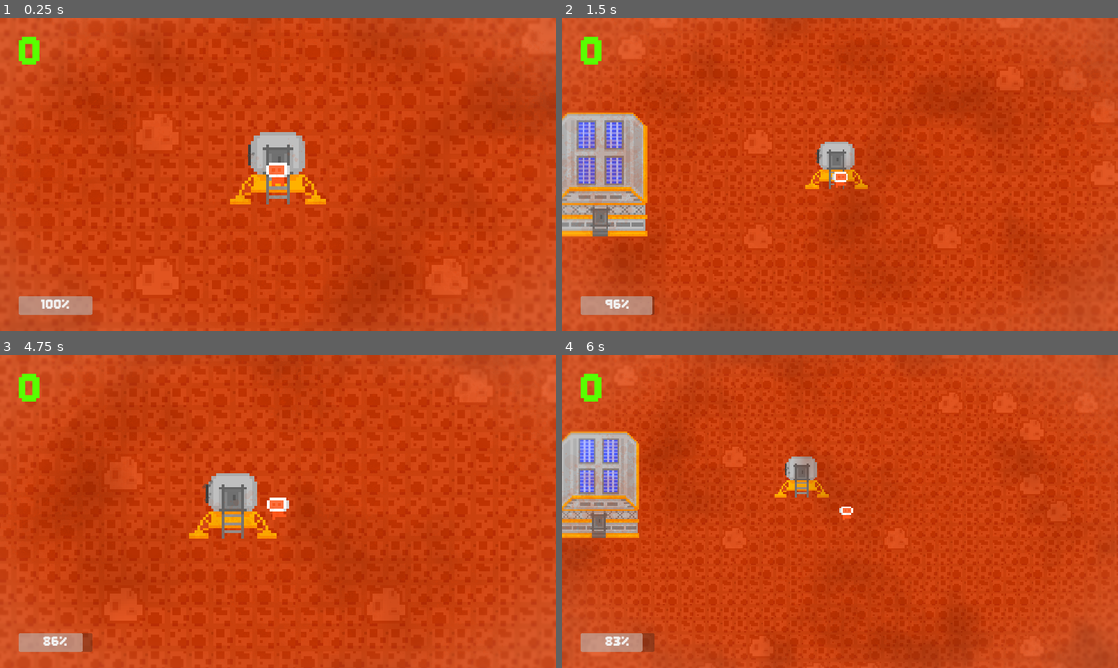
Above: before the commit, frames 1-4 (two rows, left to right).
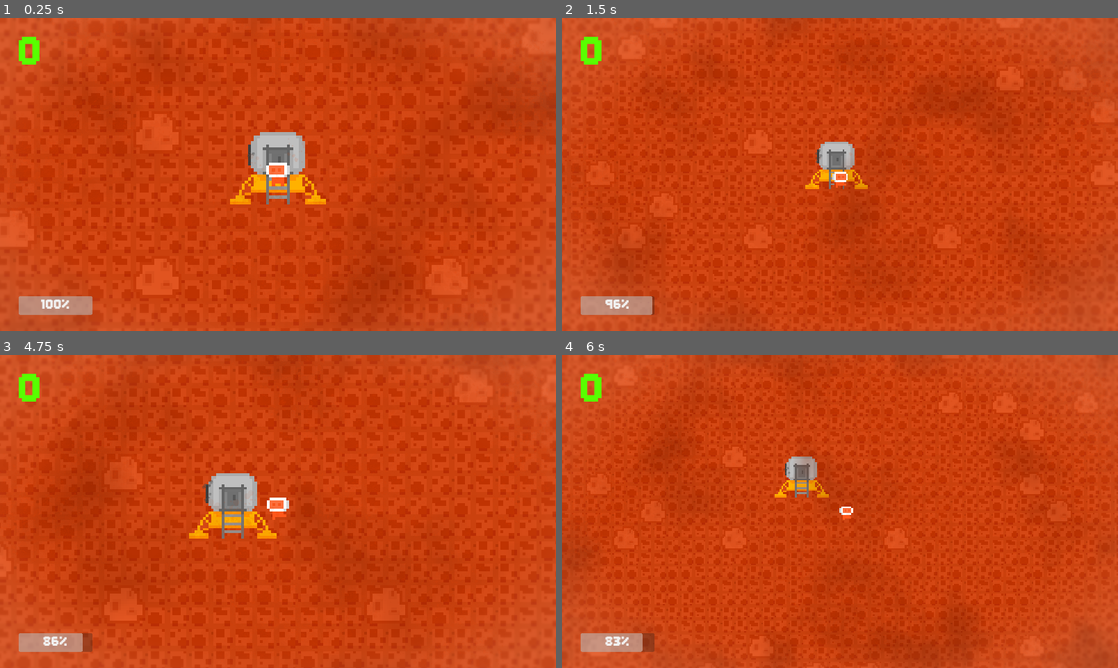
Above: after the commit, the same moments.

Repository: theololw/godot-mars-game
Game: Godot game, scene res://locations/location_one.tscn
Two runs of this game, one before a commit and one after it. Both use one fixed random seed, a clock stepped at 60 frames per second and the inputs below.
Inputs (mouse positions are in pixels of both pictures, inside the frame that each line leads up to):
- Up to frame 1 (0.25 s): no input
- Up to frame 2 (1.5 s): tap Enter at 0.5 s; move the mouse to (717, 130) at 0.52 s; hold D (right) 0.53-1.28 s; hold / (-) 0.53-1.28 s; tap Space (space) at 0.8, 1.35 s; move the mouse to (1012, 80) at 1.27 s; hold S (down) from 1.28 s (still down)
- Up to frame 3 (4.75 s): tap / (-) at 1.55, 2.85, 4.55 s; move the mouse to (227, 664) at 2.02 s; release S (down) at 2.03 s; hold D (right) 2.03-2.78 s; hold - (+) 2.03-2.78 s; tap Space (space) at 2.3, 3.8, 4.35 s; move the mouse to (383, 539) at 2.77 s; hold W (up) 2.78-3.53 s; move the mouse to (455, 361) at 3.52 s; hold A (left) from 3.53 s (still down); click (455, 361) at 3.6 s; move the mouse to (116, 605) at 4.27 s
- Up to frame 4 (6 s): move the mouse to (867, 511) at 5.02 s; release A (left) at 5.03 s; hold S (down) 5.03-5.78 s; hold / (-) 5.03-5.78 s; tap Space (space) at 5.3, 5.85 s; move the mouse to (1067, 517) at 5.77 s; hold D (right) from 5.78 s (still down)

The runs differ from the first frame. In frame 1, 0.2% of the frame differs, in the area x 0-7%, y 62-74%; in frame 2, 6.1%, in the area x 0-21%, y 30-74%; in frame 3, less than 0.1%; in frame 4, 4.7%.

Commit message:
added HAB building

Diff:
--- a/locations/location_one.tscn
+++ b/locations/location_one.tscn
@@ -1,11 +1,10 @@
-[gd_scene load_steps=12 format=3 uid="uid://nqcymw07sr6g"]
+[gd_scene load_steps=11 format=3 uid="uid://nqcymw07sr6g"]
 
 [ext_resource type="Script" path="res://locations/large_rock_generation.gd" id="1_von81"]
 [ext_resource type="PackedScene" uid="uid://im8wtxhj0x2i" path="res://players/astronaut.tscn" id="2_i6c6x"]
 [ext_resource type="Texture2D" uid="uid://ded0nelahb5bs" path="res://sprites/tilemap.png" id="3_6eb0d"]
 [ext_resource type="PackedScene" uid="uid://ckobn7rildqfq" path="res://structures/lander.tscn" id="4_e4hbj"]
 [ext_resource type="Shader" path="res://shaders/dust_particles.gdshader" id="6_f8dlq"]
-[ext_resource type="PackedScene" uid="uid://b57kdpfumh8sd" path="res://structures/space_base.tscn" id="7_x2osm"]
 
 [sub_resource type="TileSetAtlasSource" id="TileSetAtlasSource_gljgs"]
 texture = ExtResource("3_6eb0d")
@@ -61,6 +60,3 @@
 scale = Vector2(1.76717, 5.88159)
 mouse_filter = 2
 color = Color(0.490196, 0.121569, 0, 1)
-
-[node name="space_base" parent="." instance=ExtResource("7_x2osm")]
-position = Vector2(-960, -192)
--- a/other/bus_crafting_menu.gd
+++ b/other/bus_crafting_menu.gd
@@ -19,3 +19,6 @@
 func _on_button_pressed():
 	Global.BUS_crafting_menu_open = false
 	get_tree().paused = false
+
+func _on_hab_button_pressed():
+	Global.hab_built = true
--- a/other/bus_crafting_menu.tscn
+++ b/other/bus_crafting_menu.tscn
@@ -23,7 +23,7 @@
 offset_right = 40.0
 offset_bottom = 40.0
 
-[node name="TextureButton" type="TextureButton" parent="CanvasLayer/Control"]
+[node name="HAB_button" type="TextureButton" parent="CanvasLayer/Control"]
 texture_filter = 1
 layout_mode = 0
 offset_left = 192.0
@@ -52,4 +52,5 @@
 texture = ExtResource("4_xvq5e")
 vframes = 6
 
+[connection signal="pressed" from="CanvasLayer/Control/HAB_button" to="." method="_on_hab_button_pressed"]
 [connection signal="pressed" from="CanvasLayer/Control/Button" to="." method="_on_button_pressed"]
--- a/structures/base_upgrade_station.tscn
+++ b/structures/base_upgrade_station.tscn
@@ -1,7 +1,8 @@
-[gd_scene load_steps=7 format=3 uid="uid://f8omim7c7an3"]
+[gd_scene load_steps=8 format=3 uid="uid://f8omim7c7an3"]
 
 [ext_resource type="Texture2D" uid="uid://c327b5se7atgy" path="res://sprites/ui/structureSelect.png" id="1_5ru2h"]
 [ext_resource type="Script" path="res://structures/base_upgrade_station.gd" id="1_ssi1n"]
+[ext_resource type="PackedScene" uid="uid://b57kdpfumh8sd" path="res://structures/space_base.tscn" id="3_ah7wh"]
 
 [sub_resource type="RectangleShape2D" id="RectangleShape2D_7i0md"]
 size = Vector2(64, 64)
@@ -61,6 +62,9 @@
 texture = ExtResource("1_5ru2h")
 hframes = 4
 
+[node name="space_base" parent="." instance=ExtResource("3_ah7wh")]
+position = Vector2(0, -608)
+
 [connection signal="body_entered" from="interact" to="." method="_on_interact_body_entered"]
 [connection signal="body_exited" from="interact" to="." method="_on_interact_body_exited"]
 [connection signal="mouse_entered" from="mouse_radius" to="." method="_on_mouse_radius_mouse_entered"]
--- /dev/null
+++ b/structures/space_base.gd
@@ -0,0 +1,9 @@
+extends Node2D
+
+@onready var anim_player = $AnimationPlayer
+
+func _process(delta):
+	if Global.hab_built == true:
+		anim_player.play("HAB_built")
+	elif Global.hab_built == false:
+		anim_player.play("RESET")
--- a/structures/space_base.tscn
+++ b/structures/space_base.tscn
@@ -1,24 +1,113 @@
-[gd_scene load_steps=3 format=3 uid="uid://b57kdpfumh8sd"]
+[gd_scene load_steps=7 format=3 uid="uid://b57kdpfumh8sd"]
 
+[ext_resource type="Script" path="res://structures/space_base.gd" id="1_c251c"]
 [ext_resource type="Texture2D" uid="uid://2l5ym2xdtc6o" path="res://sprites/hab.png" id="1_m5nyr"]
 
 [sub_resource type="RectangleShape2D" id="RectangleShape2D_ewj5r"]
 size = Vector2(384, 504)
 
+[sub_resource type="Animation" id="Animation_l2in4"]
+resource_name = "HAB_built"
+length = 0.001
+tracks/0/type = "value"
+tracks/0/imported = false
+tracks/0/enabled = true
+tracks/0/path = NodePath("Hab:visible")
+tracks/0/interp = 1
+tracks/0/loop_wrap = true
+tracks/0/keys = {
+"times": PackedFloat32Array(0),
+"transitions": PackedFloat32Array(1),
+"update": 1,
+"values": [true]
+}
+tracks/1/type = "value"
+tracks/1/imported = false
+tracks/1/enabled = true
+tracks/1/path = NodePath("StaticBody2D:collision_layer")
+tracks/1/interp = 1
+tracks/1/loop_wrap = true
+tracks/1/keys = {
+"times": PackedFloat32Array(0),
+"transitions": PackedFloat32Array(1),
+"update": 1,
+"values": [1]
+}
+tracks/2/type = "value"
+tracks/2/imported = false
+tracks/2/enabled = true
+tracks/2/path = NodePath("StaticBody2D:collision_mask")
+tracks/2/interp = 1
+tracks/2/loop_wrap = true
+tracks/2/keys = {
+"times": PackedFloat32Array(0),
+"transitions": PackedFloat32Array(1),
+"update": 1,
+"values": [2]
+}
+
+[sub_resource type="Animation" id="Animation_uk013"]
+length = 0.001
+tracks/0/type = "value"
+tracks/0/imported = false
+tracks/0/enabled = true
+tracks/0/path = NodePath("Hab:visible")
+tracks/0/interp = 1
+tracks/0/loop_wrap = true
+tracks/0/keys = {
+"times": PackedFloat32Array(0),
+"transitions": PackedFloat32Array(1),
+"update": 1,
+"values": [false]
+}
+tracks/1/type = "value"
+tracks/1/imported = false
+tracks/1/enabled = true
+tracks/1/path = NodePath("StaticBody2D:collision_layer")
+tracks/1/interp = 1
+tracks/1/loop_wrap = true
+tracks/1/keys = {
+"times": PackedFloat32Array(0),
+"transitions": PackedFloat32Array(1),
+"update": 1,
+"values": [0]
+}
+tracks/2/type = "value"
+tracks/2/imported = false
+tracks/2/enabled = true
+tracks/2/path = NodePath("StaticBody2D:collision_mask")
+tracks/2/interp = 1
+tracks/2/loop_wrap = true
+tracks/2/keys = {
+"times": PackedFloat32Array(0),
+"transitions": PackedFloat32Array(1),
+"update": 1,
+"values": [0]
+}
+
+[sub_resource type="AnimationLibrary" id="AnimationLibrary_liw2w"]
+_data = {
+"HAB_built": SubResource("Animation_l2in4"),
+"RESET": SubResource("Animation_uk013")
+}
+
 [node name="space_base" type="Node2D"]
+script = ExtResource("1_c251c")
 
 [node name="Hab" type="Sprite2D" parent="."]
+visible = false
 texture_filter = 1
 scale = Vector2(8, 8)
 texture = ExtResource("1_m5nyr")
 
 [node name="StaticBody2D" type="StaticBody2D" parent="."]
+collision_layer = 0
+collision_mask = 0
 
 [node name="CollisionPolygon2D" type="CollisionPolygon2D" parent="StaticBody2D"]
 polygon = PackedVector2Array(-192, 256, -192, -192, -136, -248, 136, -248, 192, -192, 192, 256, 48, 256, 32, 136, -32, 136, -48, 256)
 
 [node name="rock_remover" type="Area2D" parent="."]
-visible = false
 collision_layer = 16
 collision_mask = 4
 
@@ -26,3 +115,8 @@
 position = Vector2(0, 4)
 shape = SubResource("RectangleShape2D_ewj5r")
 debug_color = Color(1, 0, 1, 0.270588)
+
+[node name="AnimationPlayer" type="AnimationPlayer" parent="."]
+libraries = {
+"": SubResource("AnimationLibrary_liw2w")
+}
